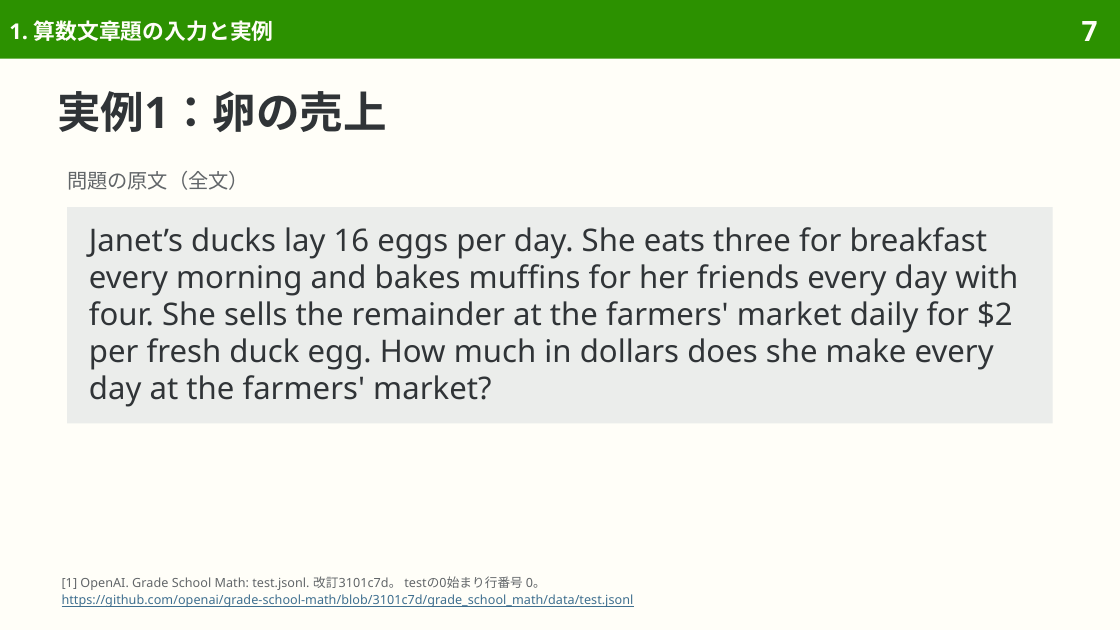
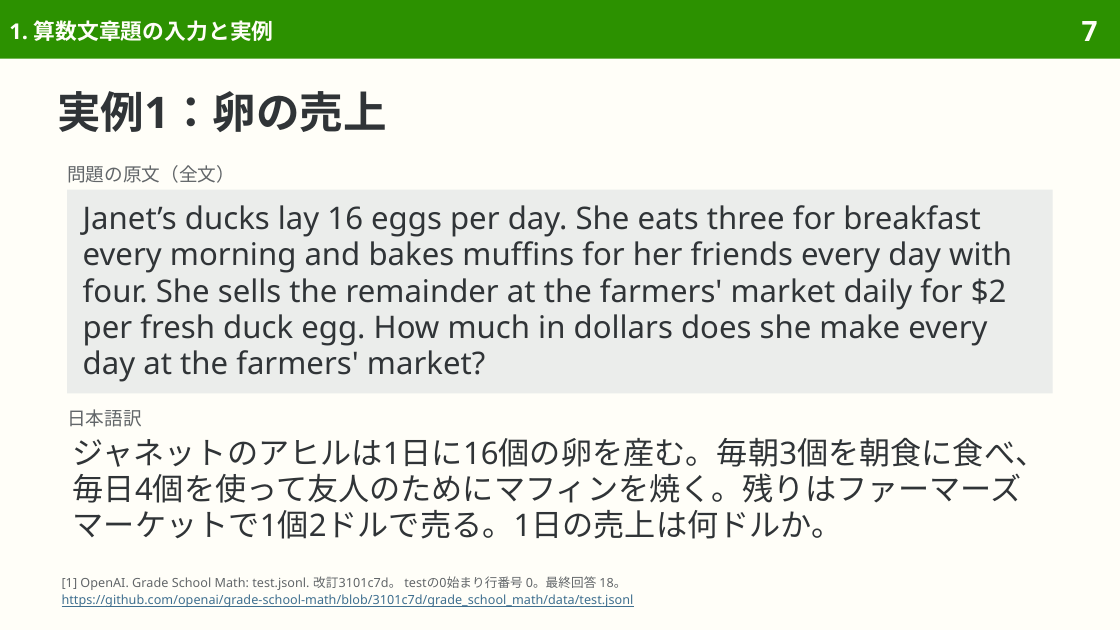
Before and after one commit to sasakiy84/datasets-in-10-minutes, a slide deck: slide 7 of slides/datasets-in-10-minutes-gsm8k.pptx. Drawn at 1120x630 pixels with LibreOffice and Linux fonts; fonts in the diff are those of the drawing. Boxes give left, top, right and bottom in pixels: in the first picture for what was removed or moved away, otherwise in the second. Text is boxed around its words. In the diff, an @@ line names an element or a change of style, - is before the commit and + after.

Commit message:
slides(gsm8k): refine Japanese wording and pair translations

```diff
--- a/slides/datasets-in-10-minutes-gsm8k.pptx
+++ b/slides/datasets-in-10-minutes-gsm8k.pptx
@@ text "問題の原文（全文）" at box(67, 165, 235, 183): size 13 to 12 pt @@
@@ rectangle "Janet’s ducks lay 16 eggs ...": place and size @@
-rectangle "Janet’s ducks lay 16 eggs ..." at box(67, 207, 1053, 423)
+rectangle "Janet’s ducks lay 16 eggs ..." at box(67, 189, 1053, 393)
@@ rectangle "Janet’s ducks lay 16 eggs ..." at box(67, 189, 1053, 393): line spacing 23.8pt to 23.4pt; vertical alignment middle to top @@
@@ text added at box(67, 409, 142, 427), 12 pt, text #626669 @@
+日本語訳
@@ text added at box(73, 438, 1047, 539), 20 pt, text #303437 @@
+ジャネットのアヒルは1日に16個の卵を産む。毎朝3個を朝食に食べ、毎日4個を使って友人のためにマフィンを焼く。残りはファーマーズマーケットで1個2ドルで売る。1日の売上は何ドルか。
@@ text at box(62, 576, 626, 590): text changed @@
-[1] OpenAI. Grade School Math: test.jsonl. 改訂3101c7d。 testの0始まり行番号 0。
+[1] OpenAI. Grade School Math: test.jsonl. 改訂3101c7d。 testの0始まり行番号 0。最終回答 18。
```
Also in this commit, not shown: 21 other slides changed, 9 slides removed, 4 other files.
